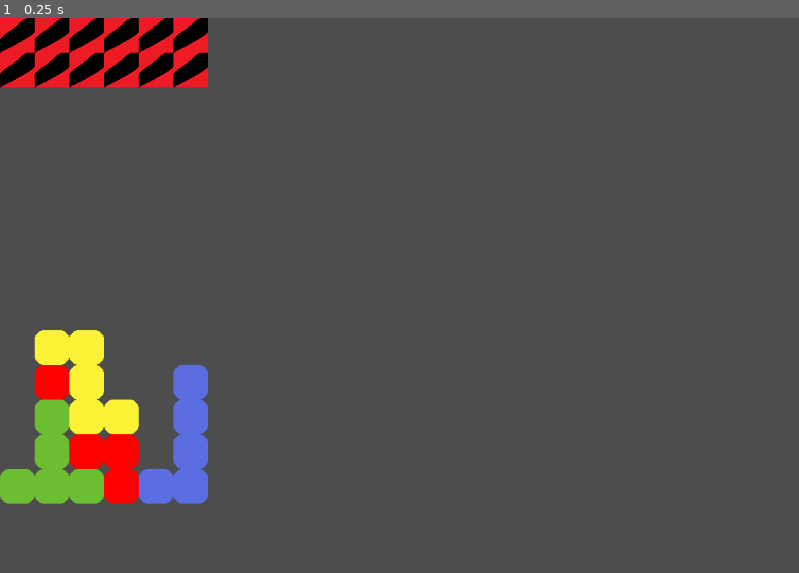
Above: before the commit, frame 1.
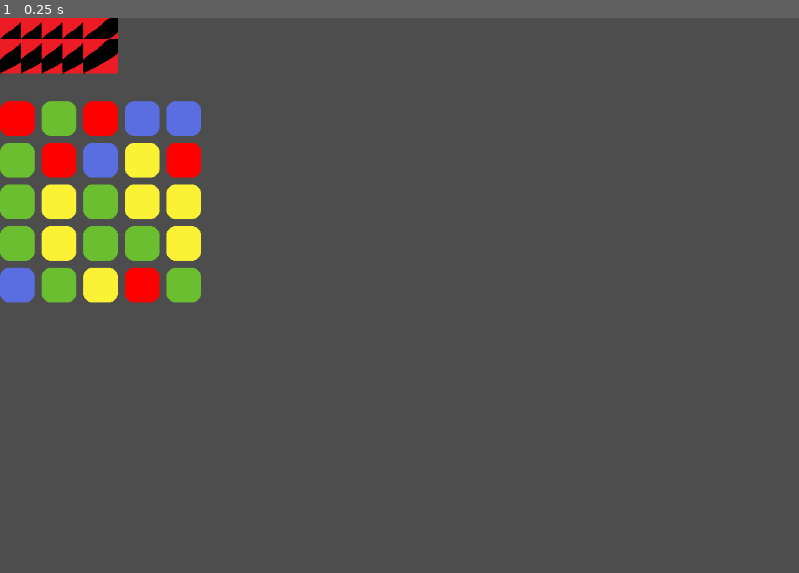
Above: after the commit, the same moment.

Repository: MarGamaDev/PuyoPuyoLike
Game: Godot game, scene res://testing scenes/box_testing_scene.tscn
The game is run twice, just before and just after one commit, with the same random seed, the same clock (stepped at 60 frames per second) and the same inputs. Before the commit the project has no main scene; this scene is started directly in both runs.
Inputs:
- Up to frame 1 (0.25 s): no input

The runs differ from the first frame. In frame 1, 14% of the frame differs, in the area x 0-27%, y 0-88%.

Commit message:
grid checking wip

Diff:
--- a/Scenes/puyo.tscn
+++ b/Scenes/puyo.tscn
@@ -1,6 +1,7 @@
-[gd_scene load_steps=8 format=3 uid="uid://cqw1jv0baovrt"]
+[gd_scene load_steps=9 format=3 uid="uid://cqw1jv0baovrt"]
 
 [ext_resource type="Script" uid="uid://dub4mt75gbejk" path="res://scripts/puyo.gd" id="1_jkgo8"]
+[ext_resource type="Texture2D" uid="uid://hvooavpam6hd" path="res://Placeholder Art/puyo_out_of_bounds.png" id="2_2smv1"]
 [ext_resource type="Texture2D" uid="uid://b480cnlhxsl2q" path="res://Placeholder Art/puyo_blue.png" id="2_fnkyh"]
 [ext_resource type="Texture2D" uid="uid://cout30nmga87f" path="res://Placeholder Art/puyo_junk.png" id="2_ua2oy"]
 [ext_resource type="Texture2D" uid="uid://cicm8lqfv40wv" path="res://Placeholder Art/puyo_green.png" id="3_ua2oy"]
@@ -10,6 +11,9 @@
 [sub_resource type="SpriteFrames" id="SpriteFrames_x7fry"]
 animations = [{
 "frames": [{
+"duration": 1.0,
+"texture": ExtResource("2_2smv1")
+}, {
 "duration": 1.0,
 "texture": ExtResource("2_ua2oy")
 }, {
--- a/project.godot
+++ b/project.godot
@@ -11,6 +11,7 @@
 [application]
 
 config/name="Puyo-Puyo-Like"
+run/main_scene="uid://c6x4fp03itplm"
 config/features=PackedStringArray("4.4", "GL Compatibility")
 config/icon="res://icon.svg"
 
--- a/scripts/grid_manager.gd
+++ b/scripts/grid_manager.gd
@@ -2,63 +2,79 @@
 
 #loading the grid nodes to instantiate them
 @onready var grid_node_scene = load("res://Scenes/grid_node.tscn")
+@onready var puyo_scene = load("res://Scenes/puyo.tscn")
 
 #number of items in each column and row.
-@export var grid_column : int = 12
-@export var grid_row : int = 6
+@export var grid_height : int = 7
+@export var grid_width : int = 5
 #size of the squares
-@export var square_size : int = 50
+@export var square_size : int = 30
 #array of GridNodes (nested type declarations aren't supported unfortunately)
 #grid will be column major, so [x][y] like on a grid. [column] [row]
 #0,0 will be top left, and rows x,0 & x,1 will not be on screen, and are used for gameover
 #just remember that we go through 0->rows then each time 0->columns + 2 (this is for stupid box)
-var grid : Array[Array]
+var grid : Array = Array()
 
 func _ready():
-	grid_setup()
+	initialize_grid()
+	fill_grid()
+	get_grouped_puyos()
+
+func fill_grid():
+	for i in range(0, grid_width):
+		for j in range(2, grid_height):
+			var puyo : Puyo = puyo_scene.instantiate()
+			var node_to_fill : GridNode = grid[i][j]
+			node_to_fill.set_puyo(puyo)
+			node_to_fill.set_type(randi_range(2,5))
+			node_to_fill.add_child(puyo)
+
+
 
 #initialises the grid and gives all of the nodes their neighbours
-func grid_setup():
+func initialize_grid():
 	#fill the array with empty gridnodes
-	for i in range(0, grid_row):
-		var temp_array : Array[GridNode] = []
+	grid.resize(grid_width)
+	for i in range(0, grid_width):
+		grid[i]=Array()
+		grid[i].resize(grid_height + 2)
 		##we want this to be + 2 for the two rows of nodes off-screen at the top
-		for j in range(0, grid_column + 2):
+		for j in range(0, grid_height + 2):
 			#create a row of new nodes and add them to a temporary array
 			var new_node : GridNode = grid_node_scene.instantiate()
-			add_child(new_node)
+			grid[i][j] = new_node
+			new_node.grid_index = Vector2i(i, j)
 			#setting it's position
 			new_node.position = Vector2(i * square_size, j * square_size)
-			temp_array.append(new_node)
+			add_child(new_node)
 		#add a full column
-		grid.append(temp_array)
 
 	#set the top two rows to out of bounds
-	for i in range(0, grid_row):
+	for i in range(0, grid_width):
 		for j in range(0, 2):
 			grid[i][j].is_out_of_play = true
 			#this is just for testing for visual aid
 			grid[i][j].set_test_sprite(true)
 
 	#setting all the neighbours for each GridNode
-	for i in range(0, grid_row):
-		for j in range(0, grid_column + 2):
-			find_neighbours(i, j, grid[i][j])
+	for i in range(0, grid_width):
+		for j in range(0, grid_height):
+			set_node_neighbours(grid[i][j])
 
 #neighbour assignment helper, takes a position in the grid, finds it's node, then fills its neighbour array
-func find_neighbours(grid_x: int, grid_y: int, grid_node : GridNode):
+func set_node_neighbours(grid_node : GridNode):
 	#look at above
-	if grid_y > 0:
-		grid_node.neighbours.append(grid[grid_x][grid_y - 1])
+	if grid_node.y > 2:
+		grid_node.neighbours.append(grid[grid_node.x][grid_node.y - 1])
 	#look at right
-	if grid_x < grid_row - 1:
-		grid_node.neighbours.append(grid[grid_x + 1][grid_y])
-	#look below
-	if grid_y < grid_column + 1:
-		grid_node.neighbours.append(grid[grid_x][grid_y + 1])
+	if grid_node.x < grid_width - 1:
+		grid_node.neighbours.append(grid[grid_node.x + 1][grid_node.y])
+	#look at below
+	if grid_node.y < grid_height - 1:
+		grid_node.neighbours.append(grid[grid_node.x][grid_node.y + 1])
 	#look at left
-	if grid_x > 0:
-		grid_node.neighbours.append(grid[grid_x - 1][grid_y])
+	if grid_node.x > 0:
+		grid_node.neighbours.append(grid[grid_node.x - 1][grid_node.y])
 	pass
 
 #move a puyo from one node to another. overwrites node_to's puyo
@@ -68,60 +84,64 @@
 	pass
 
 #called whenever we need to check the board. will return an array of groups of nodes (for now)
-func board_check():
+func get_grouped_puyos() -> Array:
 	#any groups of 4+ blocks that are found will be stored in this
-	var groups : Array[Array] = []
+	var groups : Array = Array()
 	#go through every node in the grid
-	for i in range(0, grid_row):
+	for i in range(0, grid_width):
 		##LATER we want to ignore the nodes on top ( for now ) so we start at 2
-		for j in range(0, grid_column + 2):
+		for j in range(2, grid_height):
 			#get the current node
-			var temp_node : GridNode = grid[i][j]
-			#see if it's already in a group to be removed, and if it has a puyo and it has 1 or more neighbours
-			if !(temp_node.is_checked) and (temp_node.is_holding_puyo) and (temp_node.neighbours.size() > 0):
-				#create an array with out node, and call our recursive check on it
-				var temp_array = [temp_node]
-				#after setting the current node to being checked
-				temp_node.is_checked = true
-				neighbour_check(temp_array, temp_node.get_color(), temp_node)
-				#if the array is less than 4 neighbours, meaning it isn't a block
-				if temp_array.size() < 4:
-					#set all the contents back to not being checked
-					for x in temp_array:
-						x.is_checked = false
-				else: #if the array is greater than 3 in size
-					for temp in temp_array:
-						temp.set_color(0)
-					#let the check status remain, and store this group in our groups array
-					groups.append(temp_array)
+			var node_to_check : GridNode = grid[i][j]
+			if (!node_to_check.is_checked):
+				var node_group := Array()
+				node_group = check_node(node_to_check, node_group)
+				#see if it's already in a group to be removed, and if it has a puyo and it has 1 or more neighbours
+				if (node_group.size() >= 4):
+					print(node_group.size())
+					groups.append(node_group)
+					for n in range(node_group.size()):
+						node_group[n].is_checked = true
+
+	print("found ", groups.size(), " groups")
 	return groups
-
-#recursive function for checking all neighbours
-func neighbour_check(node_array: Array, color_check: int, current_node: GridNode):
-	#for each neighbour the node has
-	for i in range(0, current_node.neighbours.size()):
-		var check = current_node.neighbours[i]
-		#check its color, if its the same as the desired color AND it hasn't been checked
-		if check.get_color() == color_check and !(check.is_checked):
-			#set the next node to has been checked
-			check.is_checked = true
-			node_array.append(check)
-			#do a recursive call
-			neighbour_check(node_array, color_check, check)
-			return node_array
-	#if theres no more neighbours to check, return an empty array
-	pass
 
 #called when a tick for gravity needs to be checked, callls itself if it changed anything
 func down_tick():
 	#sets a check to see if anything changed
 	var check = true
 	#loops through all puyos, but from bottom up
-	for i in range(0, grid_row):
+	for i in range(0, grid_width):
 		#starts with one above bottom
-		for j in range(0, grid_column + 1):
+		for j in range(0, grid_height + 1):
 			#if the space below is empty
 			if !(grid[i][j + 1].is_holding_puyo) and grid[i][j].is_holding_puyo:
 				#set check to false and move down
 				move_puyo(grid[i][j], grid[i][j+1])
 				down_tick()
+
+
+func check_node(node_to_check: GridNode, node_group: Array, puyo_type:= Puyo.PUYO_TYPE.UNDEFINED) -> Array:
+	print("checking node ", node_to_check.grid_index)
+	#if node is already checked, or doesn't have a puyo, exit out of this iteration
+	if (node_group.has(node_to_check)) or (!node_to_check.is_holding_puyo):
+		return node_group
+
+	#if puyo_type is undefined, this is the first iteration and we should set puyo_type
+	if (puyo_type == Puyo.PUYO_TYPE.UNDEFINED):
+		puyo_type = node_to_check.get_type()
+
+	#if the node's puyo type matches the group's type, add it to the group
+	if (node_to_check.get_type() == puyo_type):
+		return node_group
+
+	node_group.append(node_to_check)
+	#recursively check neighbours
+	for i in range(0, node_to_check.neighbours.size()):
+		var neighbour_to_check = node_to_check.neighbours[i]
+		var updated_group: Array = check_node(neighbour_to_check, node_group, puyo_type)
+
+		#update the array every time
+		node_group = updated_group
+
+	return node_group
--- a/scripts/grid_node.gd
+++ b/scripts/grid_node.gd
@@ -21,6 +21,16 @@
 #if the node is part of the off-field grid, true if it is out of the play field
 var is_out_of_play : bool = false
 
+var grid_index : Vector2i
+
+var x: int:
+	get:
+		return grid_index.x
+
+var y: int:
+	get:
+		return grid_index.y
+
 func _ready():
 	#for testing
 	#puyo.create_puyo(2, true)
@@ -36,12 +46,13 @@
 
 #i was stupid and realised you can access class variables with .variable
 #color, junk, active, resting, size
-func set_color(new_color : int):
+func set_type(new_type : Puyo.PUYO_TYPE):
 	if puyo != null:
-		puyo.set_color(new_color)
-func get_color():
+		puyo.set_type(new_type)
+func get_type():
 	if puyo != null:
-		return puyo.get_color()
+		return puyo.get_type()
+	return null;
 
 func set_junk():
 	if puyo != null:
--- a/scripts/puyo.gd
+++ b/scripts/puyo.gd
@@ -2,8 +2,9 @@
 
 class_name Puyo
 
-##colors are junk: 0, blue : 1, green : 2, red : 3, yellow : 4
-var color : int = 1
+##types are junk: 0, blue : 1, green : 2, red : 3, yellow : 4
+enum PUYO_TYPE {UNDEFINED, JUNK, BLUE, GREEN, RED, YELLOW}
+var puyo_type : PUYO_TYPE = PUYO_TYPE.UNDEFINED
 #junk status (i.e. is a junk or not)
 var is_junk : bool = false
 #if a puyo is part of an 'active' pair (being moved by player)
@@ -21,27 +22,25 @@
 	pass
 
 #simple initializer for a new puyo
-func create_puyo(new_color: int, new_junk: bool):
-	#setting values
-	color = new_color
+func create_puyo(type: PUYO_TYPE, new_junk: bool):
 	is_junk = new_junk
-	#setting correctly color
-	set_color(color)
 
-#sets the puyo's color
-func set_color(new_color: int):
-	$AnimatedSprite2D.frame = new_color
-	color = new_color
+	set_type(type)
 
-#getter for color. returns an int
-func  get_color():
-	return color
+#sets the puyo's type
+func set_type(type: PUYO_TYPE):
+	$AnimatedSprite2D.frame = type
+	puyo_type = type
+
+#getter for puyo_type
+func  get_type():
+	return puyo_type
 
 #changes puyo to be junk (for later usage):
-#we can create a fucntion specifically for setting junk to a specific color if needed later
+#we can create a fucntion specifically for setting junk to a specific TYPE if needed later
 func set_junk():
 	is_junk = true
-	set_color(0)
+	set_type(PUYO_TYPE.JUNK)
 #junk status checker. returns a bool
 func get_junk():
 	return is_junk
--- a/testing scenes/box_testing_scene.gd
+++ b/testing scenes/box_testing_scene.gd
@@ -1,58 +1,62 @@
 extends Node2D
 
 func _ready():
-	$GridManager.grid[2][2].set_puyo($GridManager/TestPuyo)
-	$GridManager.grid[2][2].set_color(4)
-	$GridManager.grid[1][2].set_puyo($GridManager/TestPuyo1)
-	$GridManager.grid[1][2].set_color(4)
-	$GridManager.grid[3][2].set_puyo($GridManager/TestPuyo2)
-	$GridManager.grid[3][2].set_color(4)
-	$GridManager.grid[2][3].set_puyo($GridManager/TestPuyo3)
-	$GridManager.grid[2][3].set_color(4)
-	$GridManager.grid[2][4].set_puyo($GridManager/TestPuyo4)
-	$GridManager.grid[2][4].set_color(4)
-
-	$GridManager.grid[1][4].set_puyo($GridManager/TestPuyo5)
-	$GridManager.grid[1][4].set_color(3)
-	$GridManager.grid[3][4].set_puyo($GridManager/TestPuyo6)
-	$GridManager.grid[3][4].set_color(3)
-	$GridManager.grid[2][5].set_puyo($GridManager/TestPuyo7)
-	$GridManager.grid[2][5].set_color(3)
-	$GridManager.grid[3][5].set_puyo($GridManager/TestPuyo8)
-	$GridManager.grid[3][5].set_color(3)
-
-	$GridManager.grid[4][2].set_puyo($GridManager/TestPuyo9)
-	$GridManager.grid[4][2].set_color(1)
-	$GridManager.grid[5][2].set_puyo($GridManager/TestPuyo10)
-	$GridManager.grid[5][2].set_color(1)
-	$GridManager.grid[5][4].set_puyo($GridManager/TestPuyo11)
-	$GridManager.grid[5][4 ].set_color(1)
-	$GridManager.grid[5][3].set_puyo($GridManager/TestPuyo12)
-	$GridManager.grid[5][3].set_color(1)
-	$GridManager.grid[5][5].set_puyo($GridManager/TestPuyo18)
-	$GridManager.grid[5][5].set_color(1)
-
-	$GridManager.grid[1][5].set_puyo($GridManager/TestPuyo13)
-	$GridManager.grid[1][5].set_color(2)
-	$GridManager.grid[0][6].set_puyo($GridManager/TestPuyo14)
-	$GridManager.grid[0][6].set_color(2)
-	$GridManager.grid[1][6].set_puyo($GridManager/TestPuyo15)
-	$GridManager.grid[1][6].set_color(2)
-	$GridManager.grid[2][6].set_puyo($GridManager/TestPuyo16)
-	$GridManager.grid[2][6].set_color(2)
-	$GridManager.grid[1][7].set_puyo($GridManager/TestPuyo17)
-	$GridManager.grid[1][7].set_color(2)
 	pass
 
 
 func _on_timer_timeout() -> void:
 
+	return
+	$GridManager.grid[2][2].set_puyo($GridManager/TestPuyo)
+	$GridManager.grid[2][2].set_type(Puyo.PUYO_TYPE.YELLOW)
+	$GridManager.grid[1][2].set_puyo($GridManager/TestPuyo1)
+	$GridManager.grid[1][2].set_type(Puyo.PUYO_TYPE.YELLOW)
+	$GridManager.grid[3][2].set_puyo($GridManager/TestPuyo2)
+	$GridManager.grid[3][2].set_type(Puyo.PUYO_TYPE.YELLOW)
+	$GridManager.grid[2][3].set_puyo($GridManager/TestPuyo3)
+	$GridManager.grid[2][3].set_type(Puyo.PUYO_TYPE.YELLOW)
+	$GridManager.grid[2][4].set_puyo($GridManager/TestPuyo4)
+	$GridManager.grid[2][4].set_type(Puyo.PUYO_TYPE.YELLOW)
+
+	$GridManager.grid[1][4].set_puyo($GridManager/TestPuyo5)
+	$GridManager.grid[1][4].set_type(Puyo.PUYO_TYPE.RED)
+	$GridManager.grid[3][4].set_puyo($GridManager/TestPuyo6)
+	$GridManager.grid[3][4].set_type(Puyo.PUYO_TYPE.RED)
+	$GridManager.grid[2][5].set_puyo($GridManager/TestPuyo7)
+	$GridManager.grid[2][5].set_type(Puyo.PUYO_TYPE.RED)
+	$GridManager.grid[3][5].set_puyo($GridManager/TestPuyo8)
+	$GridManager.grid[3][5].set_type(Puyo.PUYO_TYPE.RED)
+
+	$GridManager.grid[4][2].set_puyo($GridManager/TestPuyo9)
+	$GridManager.grid[4][2].set_type(Puyo.PUYO_TYPE.BLUE)
+	$GridManager.grid[5][2].set_puyo($GridManager/TestPuyo10)
+	$GridManager.grid[5][2].set_type(Puyo.PUYO_TYPE.BLUE)
+	$GridManager.grid[5][4].set_puyo($GridManager/TestPuyo11)
+	$GridManager.grid[5][4].set_type(Puyo.PUYO_TYPE.BLUE)
+	$GridManager.grid[5][3].set_puyo($GridManager/TestPuyo12)
+	$GridManager.grid[5][3].set_type(Puyo.PUYO_TYPE.BLUE)
+	$GridManager.grid[5][5].set_puyo($GridManager/TestPuyo18)
+	$GridManager.grid[5][5].set_type(Puyo.PUYO_TYPE.BLUE)
+
+	$GridManager.grid[1][5].set_puyo($GridManager/TestPuyo13)
+	$GridManager.grid[1][5].set_type(Puyo.PUYO_TYPE.GREEN)
+	$GridManager.grid[0][6].set_puyo($GridManager/TestPuyo14)
+	$GridManager.grid[0][6].set_type(Puyo.PUYO_TYPE.GREEN)
+	$GridManager.grid[1][6].set_puyo($GridManager/TestPuyo15)
+	$GridManager.grid[1][6].set_type(Puyo.PUYO_TYPE.GREEN)
+	$GridManager.grid[2][6].set_puyo($GridManager/TestPuyo16)
+	$GridManager.grid[2][6].set_type(Puyo.PUYO_TYPE.GREEN)
+	$GridManager.grid[1][7].set_puyo($GridManager/TestPuyo17)
+	$GridManager.grid[1][7].set_type(Puyo.PUYO_TYPE.GREEN)
+	#var groups: Array =  $GridManager.get_grouped_puyos()
+	#$GridManager.down_tick()
 
 	#for i in $GridManager.board_check():
 		#for j in i:
 			#print(j.position)
 			#print(j.get_color())
 
-	$GridManager.down_tick()
+	#print(groups)
+		#print (str("found a group of ", group.size(), " ", group[0].get_type, " puyos spotted"))
 
 	pass
--- a/testing scenes/box_testing_scene.tscn
+++ b/testing scenes/box_testing_scene.tscn
@@ -1,90 +1,13 @@
-[gd_scene load_steps=4 format=3 uid="uid://c6x4fp03itplm"]
+[gd_scene load_steps=3 format=3 uid="uid://c6x4fp03itplm"]
 
 [ext_resource type="PackedScene" uid="uid://cbaajsmksk4lh" path="res://Scenes/grid_manager.tscn" id="1_iex5k"]
 [ext_resource type="Script" uid="uid://w3huw57xx61k" path="res://testing scenes/box_testing_scene.gd" id="1_puh6r"]
-[ext_resource type="PackedScene" uid="uid://cqw1jv0baovrt" path="res://Scenes/puyo.tscn" id="2_puh6r"]
 
 [node name="BoxTestingScene" type="Node2D"]
 script = ExtResource("1_puh6r")
 
 [node name="GridManager" parent="." instance=ExtResource("1_iex5k")]
 
-[node name="TestPuyo" parent="GridManager" instance=ExtResource("2_puh6r")]
-z_index = 6
-z_as_relative = false
-
-[node name="TestPuyo1" parent="GridManager" instance=ExtResource("2_puh6r")]
-z_index = 6
-z_as_relative = false
-
-[node name="TestPuyo2" parent="GridManager" instance=ExtResource("2_puh6r")]
-z_index = 6
-z_as_relative = false
-
-[node name="TestPuyo3" parent="GridManager" instance=ExtResource("2_puh6r")]
-z_index = 6
-z_as_relative = false
-
-[node name="TestPuyo4" parent="GridManager" instance=ExtResource("2_puh6r")]
-z_index = 6
-z_as_relative = false
-
-[node name="TestPuyo5" parent="GridManager" instance=ExtResource("2_puh6r")]
-z_index = 6
-z_as_relative = false
-
-[node name="TestPuyo6" parent="GridManager" instance=ExtResource("2_puh6r")]
-z_index = 6
-z_as_relative = false
-
-[node name="TestPuyo7" parent="GridManager" instance=ExtResource("2_puh6r")]
-z_index = 6
-z_as_relative = false
-
-[node name="TestPuyo8" parent="GridManager" instance=ExtResource("2_puh6r")]
-z_index = 6
-z_as_relative = false
-
-[node name="TestPuyo9" parent="GridManager" instance=ExtResource("2_puh6r")]
-z_index = 6
-z_as_relative = false
-
-[node name="TestPuyo10" parent="GridManager" instance=ExtResource("2_puh6r")]
-z_index = 6
-z_as_relative = false
-
-[node name="TestPuyo11" parent="GridManager" instance=ExtResource("2_puh6r")]
-z_index = 6
-z_as_relative = false
-
-[node name="TestPuyo12" parent="GridManager" instance=ExtResource("2_puh6r")]
-z_index = 6
-z_as_relative = false
-
-[node name="TestPuyo13" parent="GridManager" instance=ExtResource("2_puh6r")]
-z_index = 6
-z_as_relative = false
-
-[node name="TestPuyo14" parent="GridManager" instance=ExtResource("2_puh6r")]
-z_index = 6
-z_as_relative = false
-
-[node name="TestPuyo15" parent="GridManager" instance=ExtResource("2_puh6r")]
-z_index = 6
-z_as_relative = false
-
-[node name="TestPuyo16" parent="GridManager" instance=ExtResource("2_puh6r")]
-z_index = 6
-z_as_relative = false
-
-[node name="TestPuyo17" parent="GridManager" instance=ExtResource("2_puh6r")]
-z_index = 6
-z_as_relative = false
-
-[node name="TestPuyo18" parent="GridManager" instance=ExtResource("2_puh6r")]
-z_index = 6
-z_as_relative = false
-
 [node name="Timer" type="Timer" parent="."]
 wait_time = 0.2
 autostart = true
